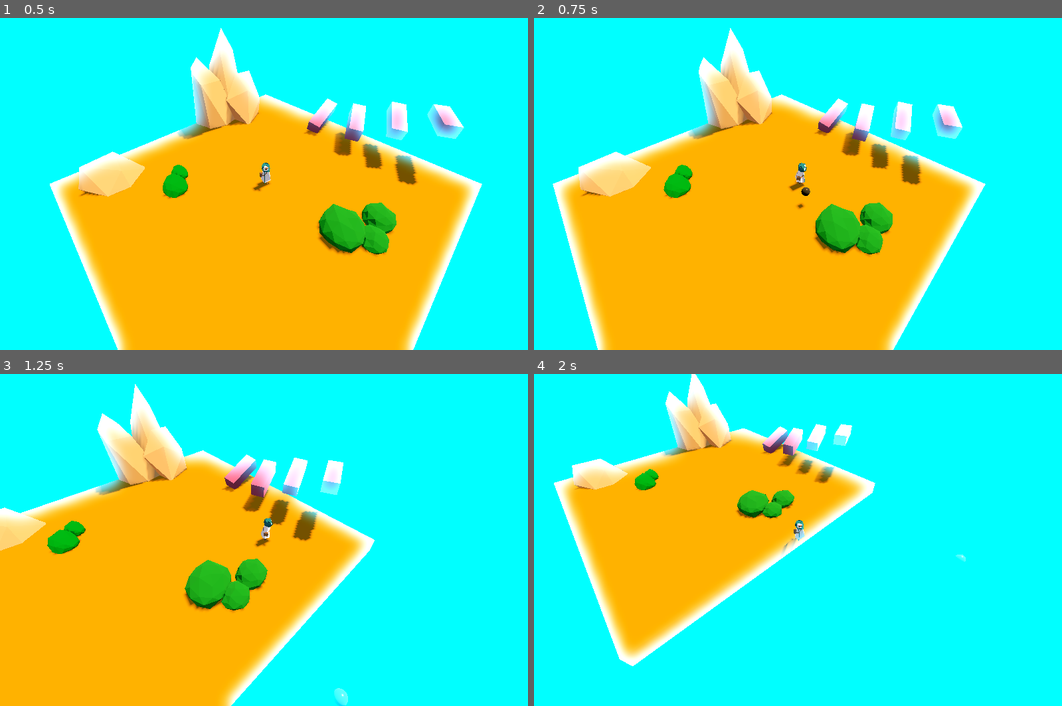
Above: before the commit, frames 1-4 (two rows, left to right).
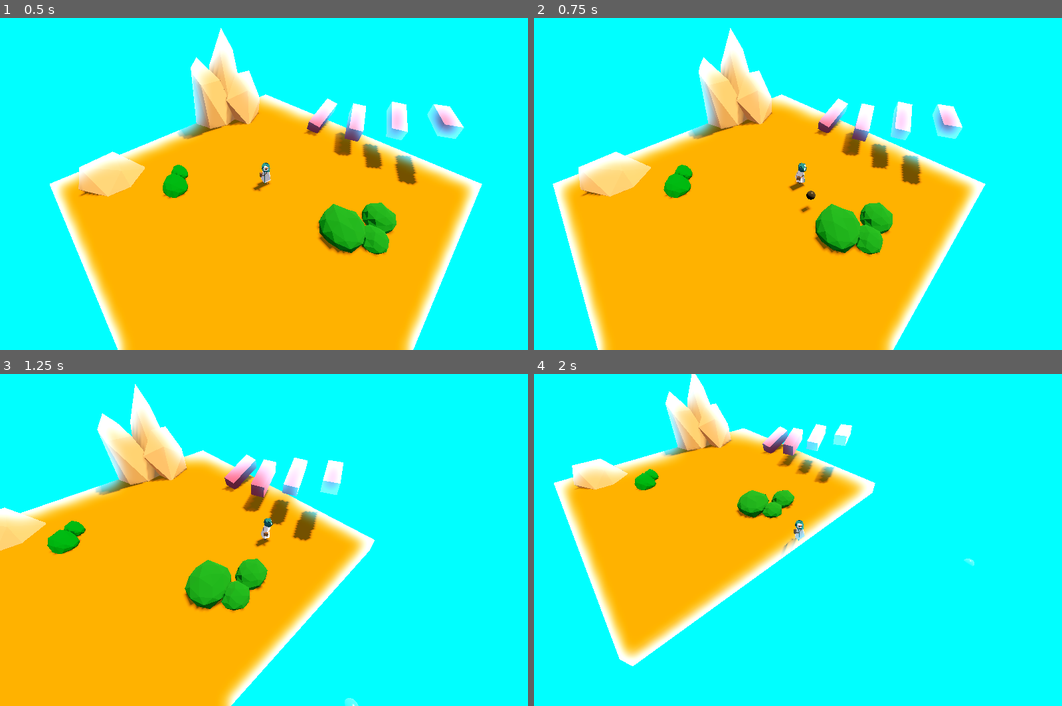
Above: after the commit, the same moments.

Repository: DeepRestGames/EcoDungeon
Game: Godot game, scene res://scenes/PrototypeScene_01.tscn
Same seed, same stepped clock (60 frames per second), same inputs: the game is played once before the commit and once after it. A sky picture missing from this copy of the repository is replaced by a grey-blue gradient.
Inputs (mouse positions are in pixels of both pictures, inside the frame that each line leads up to):
- Up to frame 1 (0.5 s): no input
- Up to frame 2 (0.75 s): tap Enter at 0.5 s; move the mouse to (914, 167) at 0.52 s; hold D (move_right) from 0.53 s (still down); click (914, 167) at 0.6 s
- Up to frame 3 (1.25 s): keep holding D (move_right)
- Up to frame 4 (2 s): move the mouse to (692, 556) at 1.27 s; release D (move_right) at 1.28 s; hold S (move_down) from 1.28 s (still down); click (692, 556) at 1.35 s

Frame 1 is identical in both runs. In frame 2, 0.1% of the frame differs, in the area x 49-54%, y 51-59%; in frame 3, 0.1%, in the area x 63-68%, y 94-100%; in frame 4, less than 0.1%.

Commit message:
Last before pull request

Diff:
--- a/scenes/Player.tscn
+++ b/scenes/Player.tscn
@@ -402,7 +402,7 @@
 bones/3/rest = Transform3D(1, 0, 0, 0, 1, 0, 0, 0, 1, 0, 1.78706, 0)
 bones/3/enabled = true
 bones/3/position = Vector3(0, 1.78706, 0)
-bones/3/rotation = Quaternion(-0.0361412, 0.00776974, 0.0117503, 0.999247)
+bones/3/rotation = Quaternion(0.0232294, 0.000435407, 0.00065847, 0.99973)
 bones/3/scale = Vector3(1, 1, 1)
 bones/4/name = "upperleg.L"
 bones/4/parent = 0
@@ -511,7 +511,7 @@
 surface_material_override/2 = ExtResource("3_ugebt")
 
 [node name="BulletOrigin" type="Node3D" parent="PlayerModel/Armature/Skeleton3D"]
-transform = Transform3D(1, 0, 0, 0, 1, 0, 0, 0, 1, 0, 2.5629, 0)
+transform = Transform3D(1, 0, 0, 0, 1, 0, 0, 0, 1, 0, 2.5629, 2.81158)
 
 [node name="ShootParticle" type="CPUParticles3D" parent="PlayerModel/Armature/Skeleton3D/BulletOrigin"]
 material_override = SubResource("StandardMaterial3D_mxawu")
--- a/scripts/Player.gd
+++ b/scripts/Player.gd
@@ -95,7 +95,6 @@
 		var bullet = preload("res://scenes/Projectile.tscn").instantiate()
 		get_parent().add_child(bullet, true)
 		bullet.global_transform.origin = shoot_origin
-		# If we don't rotate the bullets there is no useful way to control the particles ..
 		bullet.look_at(shoot_dir, Vector3.UP)
 		bullet.add_collision_exception_with(self)
 
